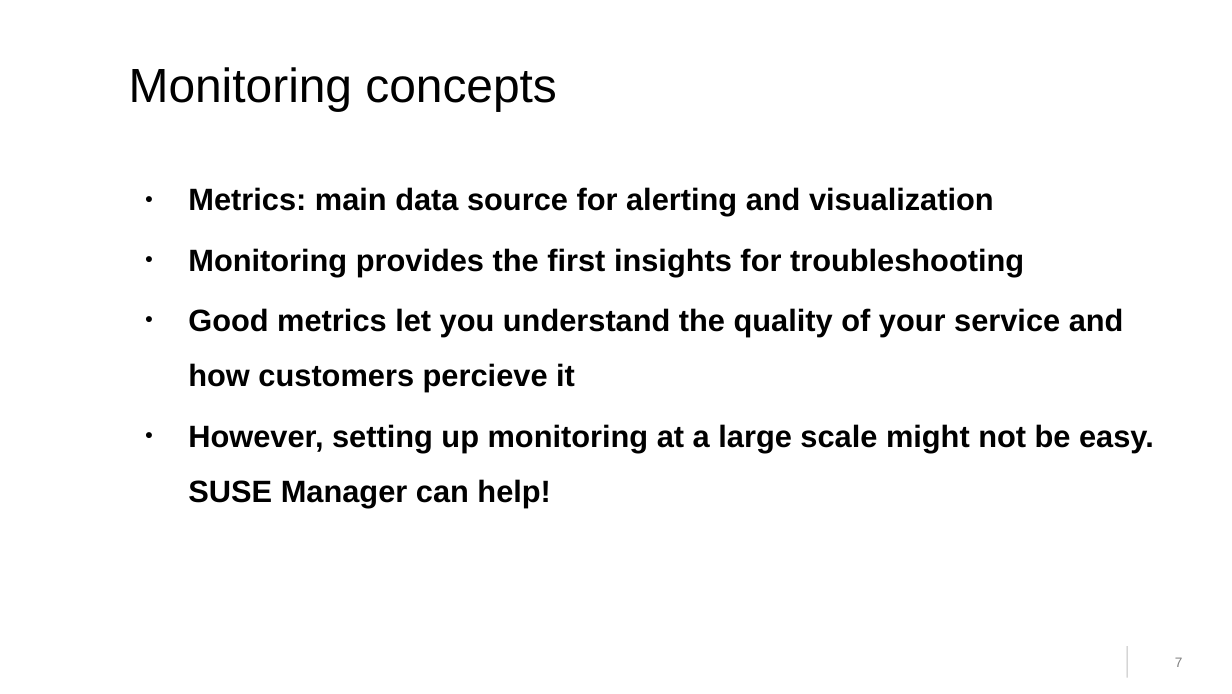
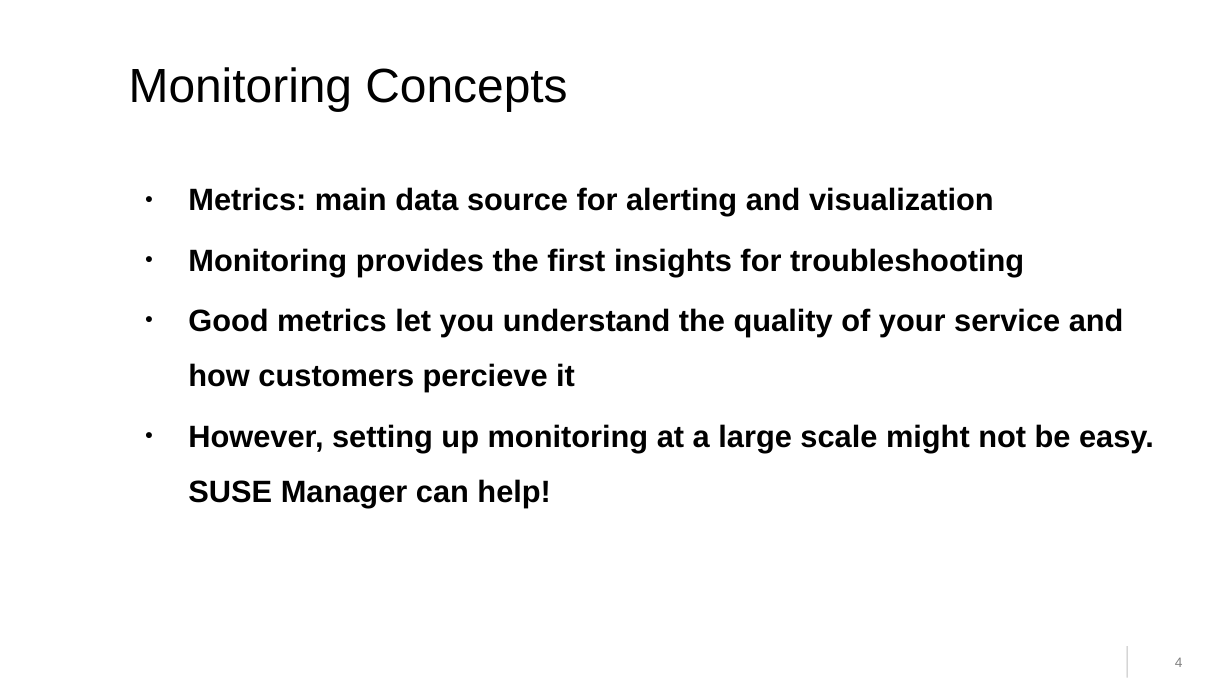
Before and after one commit to cbosdo/sumaform, a slide deck: slide 4 of lab/pdf/slides.odp (slide 7 before the commit). Drawn at 1232x694 pixels with LibreOffice and Linux fonts; fonts in the diff are those of the drawing; background and template pictures are left out. Boxes give left, top, right and bottom in pixels: in the first picture for what was removed or moved away, otherwise in the second. Text is boxed around its words. In the diff, an @@ line names an element or a change of style, - is before the commit and + after.

```diff
--- a/lab/pdf/slides.odp
+++ b/lab/pdf/slides.odp
@@ title at [129,67,567,112]: text changed @@
-Monitoring concepts
+Monitoring Concepts
@@ page number at [1175,658,1183,667]: text changed @@
-7
+4
```
Also in this commit, not shown: 7 other slides changed, 1 slide added, 1 slide removed.
